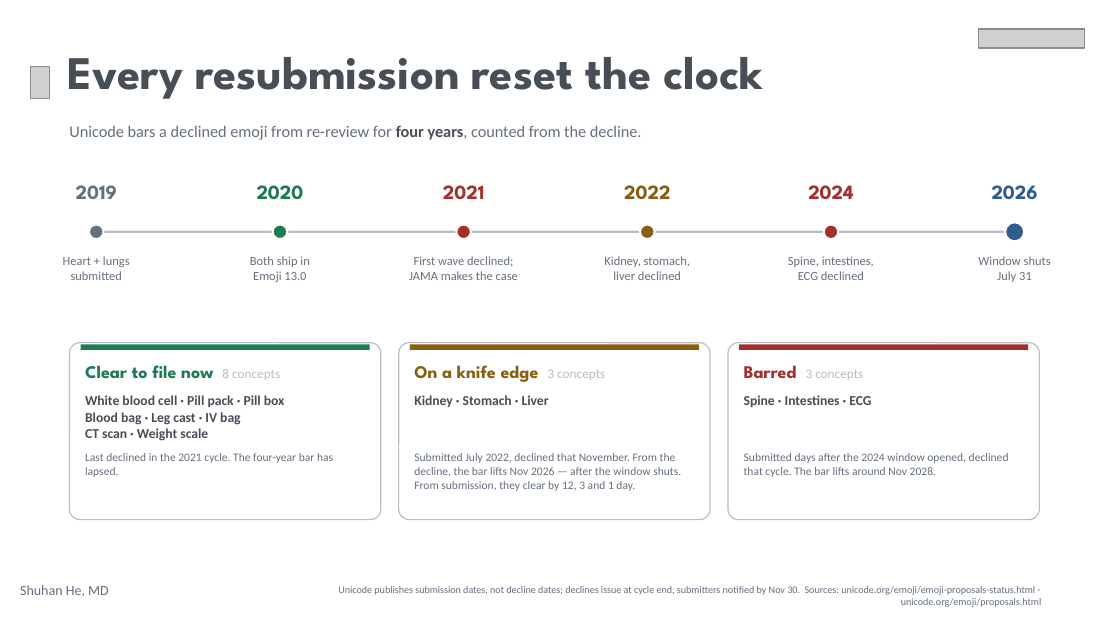
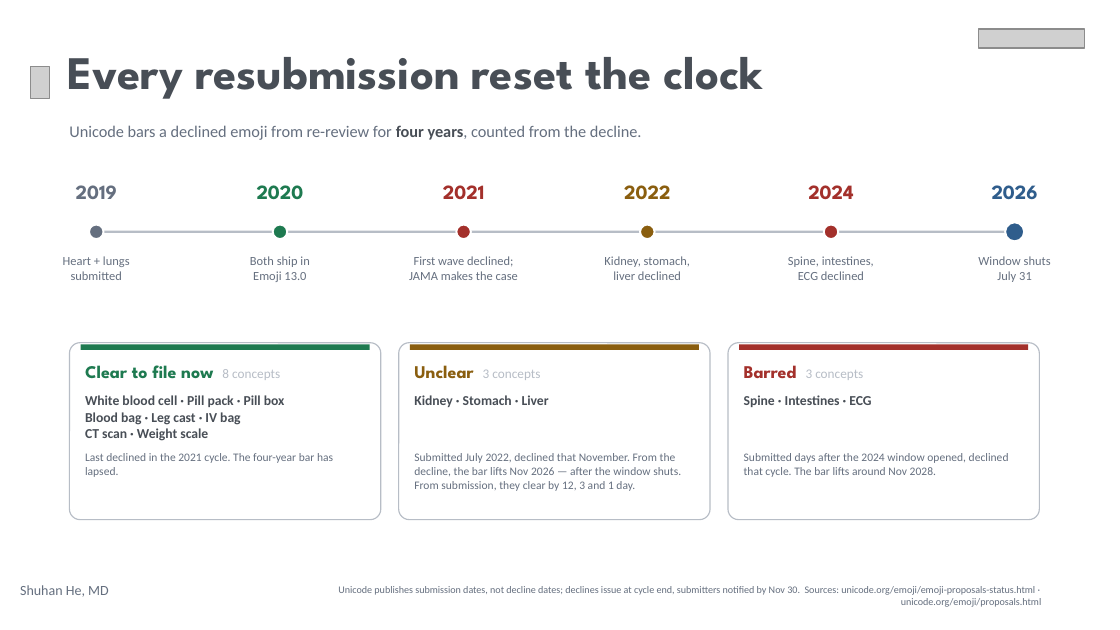
Before and after one commit to ShuhanCS/medicalemoji, a slide deck: slide 6 of docs/presentations/2026-07-09-microsoft-brief/Emoji-2026-Brief-v2.pptx (slide 7 before the commit). Drawn at 1120x630 pixels with LibreOffice and Linux fonts; fonts in the diff are those of the drawing; grey boxes stand for pictures; background and template pictures are left out. Boxes give left, top, right and bottom in pixels: in the first picture for what was removed or moved away, otherwise in the second. Text is boxed around its words. In the diff, an @@ line names an element or a change of style, - is before the commit and + after.

```diff
--- a/docs/presentations/2026-07-09-microsoft-brief/Emoji-2026-Brief-v2.pptx
+++ b/docs/presentations/2026-07-09-microsoft-brief/Emoji-2026-Brief-v2.pptx
@@ text at <box>414,365,540,380</box>: text changed; size 11.5 to 8.5 pt; font League Spartan to Calibri; text colour #8A5E0F to #B7BDC6; bold off @@
-On a knife edge 3 concepts
+Unclear 3 concepts
```
Also in this commit, not shown: 1 slide removed.
